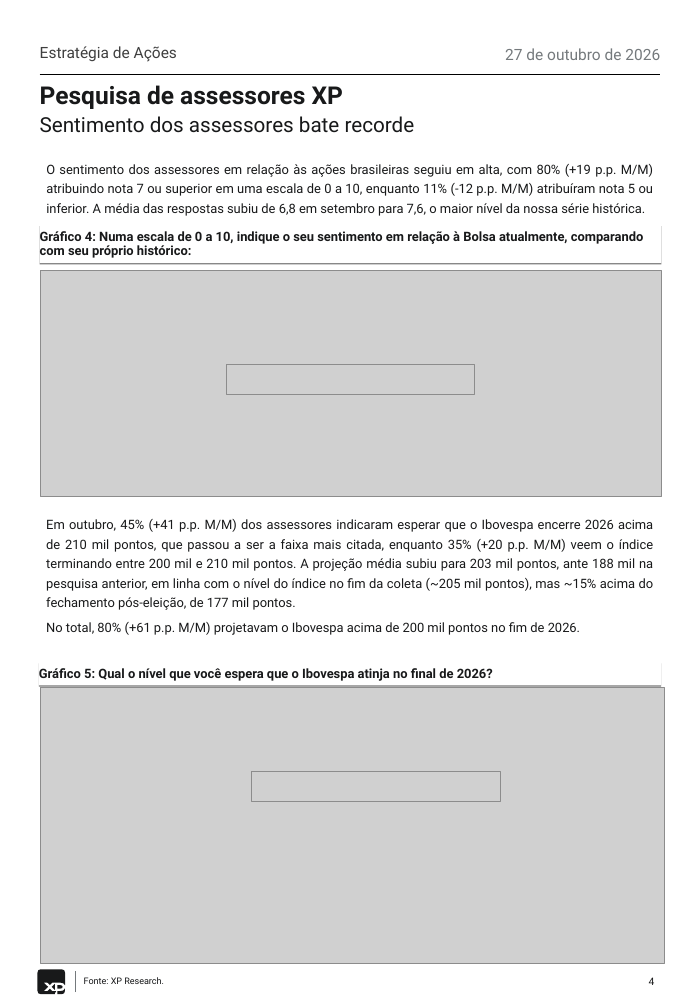
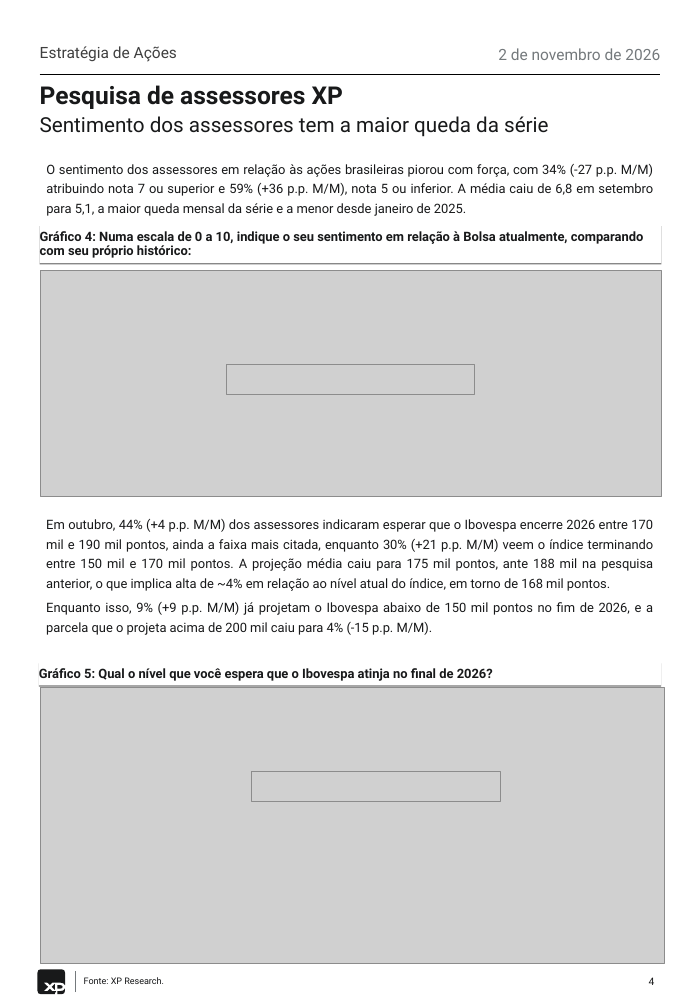
Before and after one commit to CaioLSouza/datasets, a slide deck: slide 4 of pesquisa_assessores_outubro_2026/XP Pesquisa de Assessores - Outubro 2026.pptx. Drawn at 698x1008 pixels with LibreOffice and Linux fonts; fonts in the diff are those of the drawing; grey boxes stand for pictures. Boxes give left, top, right and bottom in pixels: in the first picture for what was removed or moved away, otherwise in the second. Text is boxed around its words. In the diff, an @@ line names an element or a change of style, - is before the commit and + after.

```diff
--- a/pesquisa_assessores_outubro_2026/XP Pesquisa de Assessores - Outubro 2026.pptx
+++ b/pesquisa_assessores_outubro_2026/XP Pesquisa de Assessores - Outubro 2026.pptx
@@ text at box(498, 48, 660, 60): text changed @@
-27 de outubro de 2026
+2 de novembro de 2026
@@ text at box(40, 116, 549, 137): text changed @@
-Sentimento dos assessores bate recorde
+Sentimento dos assessores tem a maior queda da série
@@ text at box(46, 164, 653, 216): text changed @@
-O sentimento dos assessores em relação às ações brasileiras seguiu em alta, com 80% (+19 p.p. M/M) atribuindo nota 7 ou superior em uma escala de 0 a 10, enquanto 11% (-12 p.p. M/M) atribuíram nota 5 ou inferior. A média das respostas subiu de 6,8 em setembro para 7,6, o maior nível da nossa série histórica.
+O sentimento dos assessores em relação às ações brasileiras piorou com força, com 34% (-27 p.p. M/M) atribuindo nota 7 ou superior e 59% (+36 p.p. M/M), nota 5 ou inferior. A média caiu de 6,8 em setembro para 5,1, a maior queda mensal da série e a menor desde janeiro de 2025.
@@ text at box(46, 519, 654, 635): text changed @@
-Em outubro, 45% (+41 p.p. M/M) dos assessores indicaram esperar que o Ibovespa encerre 2026 acima de 210 mil pontos, que passou a ser a faixa mais citada, enquanto 35% (+20 p.p. M/M) veem o índice terminando entre 200 mil e 210 mil pontos. A projeção média subiu para 203 mil pontos, ante 188 mil na pesquisa anterior, em linha com o nível do índice no fim da coleta (~205 mil pontos), mas ~15% acima do fechamento pós-eleição, de 177 mil pontos.
-No total, 80% (+61 p.p. M/M) projetavam o Ibovespa acima de 200 mil pontos no fim de 2026.
+Em outubro, 44% (+4 p.p. M/M) dos assessores indicaram esperar que o Ibovespa encerre 2026 entre 170 mil e 190 mil pontos, ainda a faixa mais citada, enquanto 30% (+21 p.p. M/M) veem o índice terminando entre 150 mil e 170 mil pontos. A projeção média caiu para 175 mil pontos, ante 188 mil na pesquisa anterior, o que implica alta de ~4% em relação ao nível atual do índice, em torno de 168 mil pontos.
+Enquanto isso, 9% (+9 p.p. M/M) já projetam o Ibovespa abaixo de 150 mil pontos no fim de 2026, e a parcela que o projeta acima de 200 mil caiu para 4% (-15 p.p. M/M).
```
Also in this commit, not shown: 7 other slides changed, 3 other files.
